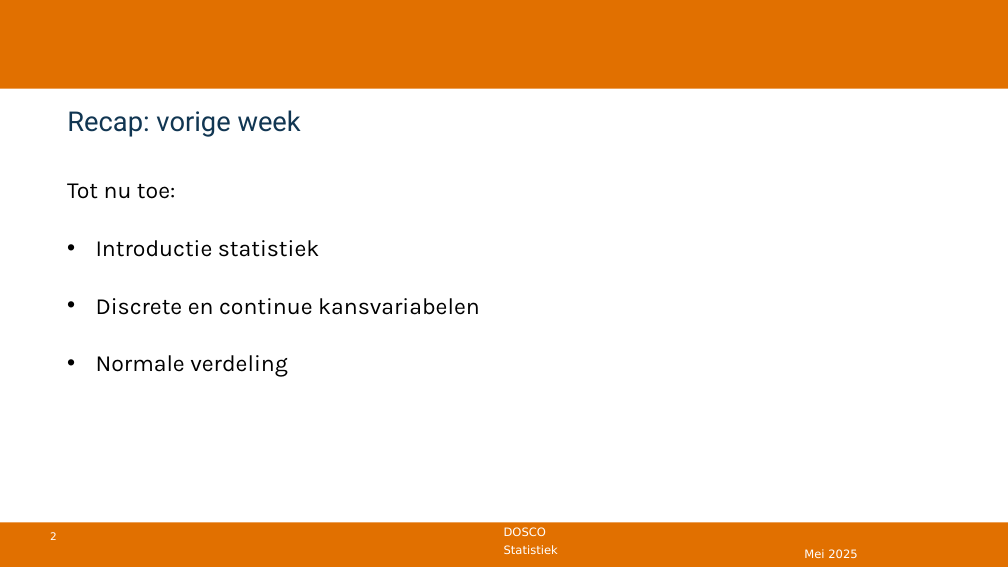
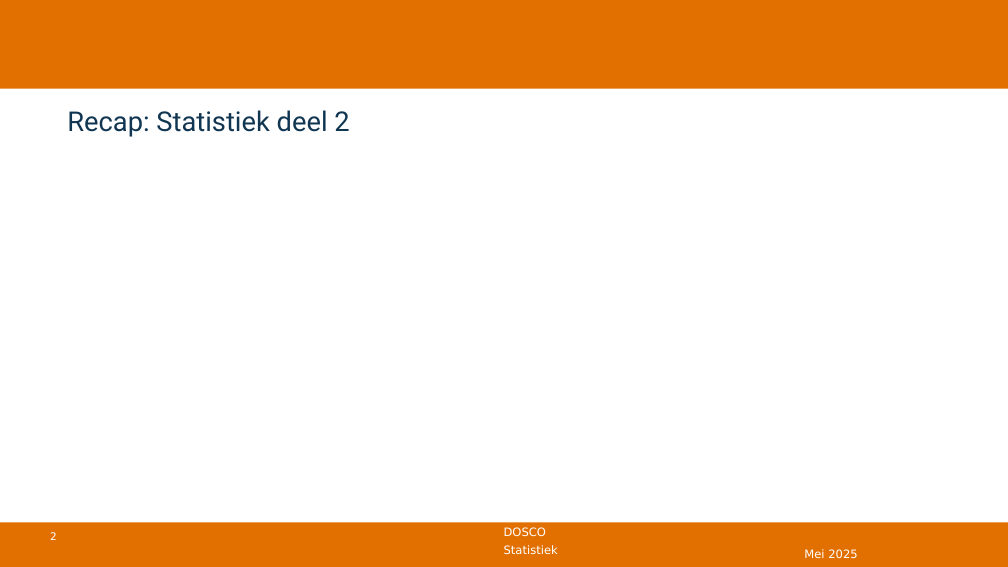
Before and after one commit to DBlom96/Statistiek, a slide deck: slide 2 of Danny/Onderwijs/Statistiek/2024-2025/Slides/Nieuwe slides/Statistiek 2024-2025 -- college 12 -- correlatie en regressie.pptx. Drawn at 1008x567 pixels with LibreOffice and Linux fonts; fonts in the diff are those of the drawing; grey boxes stand for pictures; background and template pictures are left out. Boxes give left, top, right and bottom in pixels: in the first picture for what was removed or moved away, otherwise in the second. Text is boxed around its words. In the diff, an @@ line names an element or a change of style, - is before the commit and + after.

```diff
--- a/Danny/Onderwijs/Statistiek/2024-2025/Slides/Nieuwe slides/Statistiek 2024-2025 -- college 12 -- correlatie en regressie.pptx
+++ b/Danny/Onderwijs/Statistiek/2024-2025/Slides/Nieuwe slides/Statistiek 2024-2025 -- college 12 -- correlatie en regressie.pptx
@@ title at box(67, 110, 349, 137): text changed @@
-Recap: vorige week
+Recap: Statistiek deel 2
@@ text removed at box(67, 183, 480, 377) @@
-Tot nu toe:
-• Introductie statistiek
-• Discrete en continue kansvariabelen
-• Normale verdeling
```
Also in this commit, not shown: 8 other slides changed, 12 slides added, 21 slides removed.
